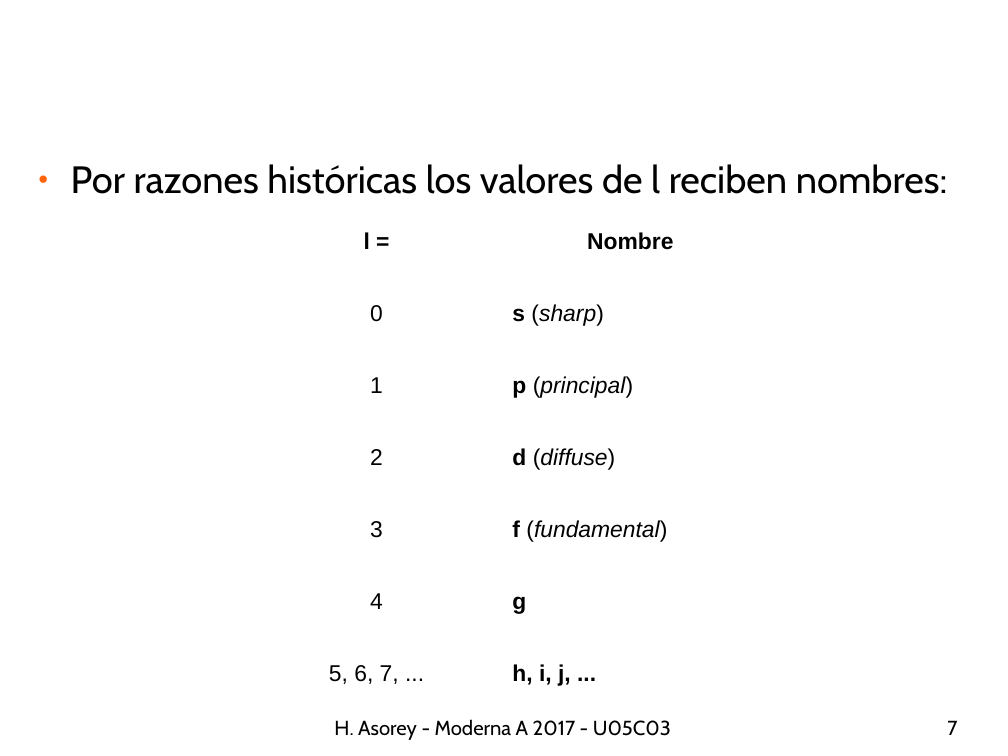
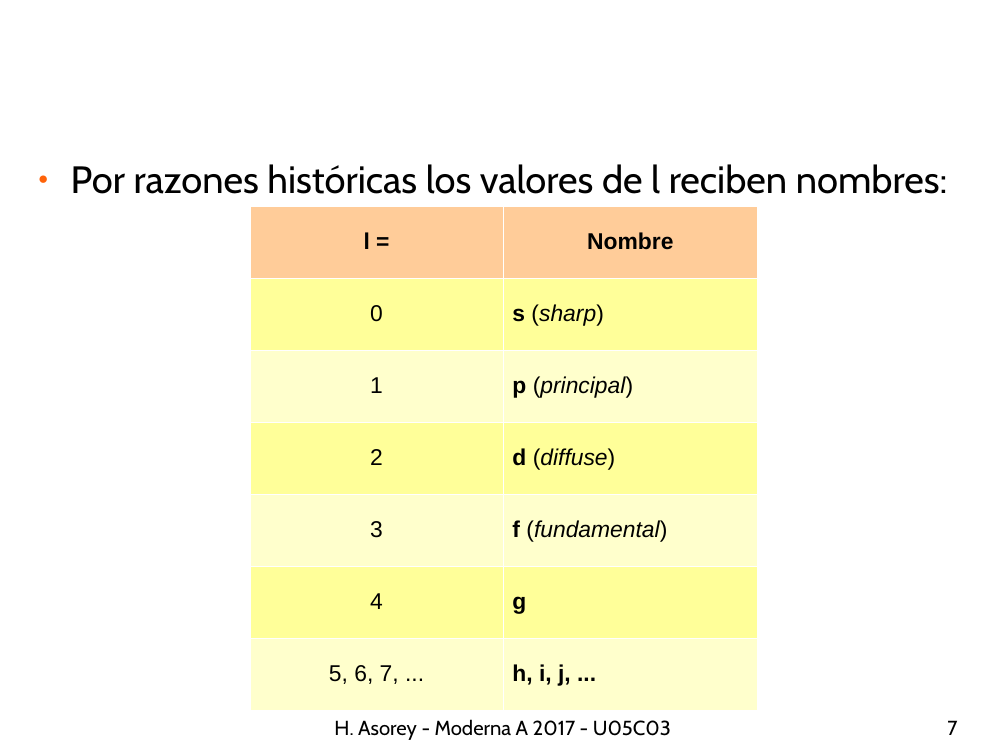
Before and after one commit to asoreyh/unrn-moderna-a, a slide deck: slide 7 of clases/moderna-a-2017-U05C03-0806-hidrogeno-probabilidades.odp. Drawn at 1008x756 pixels with LibreOffice and Linux fonts; fonts in the diff are those of the drawing; background and template pictures are left out. Boxes give left, top, right and bottom in pixels: in the first picture for what was removed or moved away, otherwise in the second. Text is boxed around its words. In the diff, an @@ line names an element or a change of style, - is before the commit and + after.

```diff
--- a/clases/moderna-a-2017-U05C03-0806-hidrogeno-probabilidades.odp
+++ b/clases/moderna-a-2017-U05C03-0806-hidrogeno-probabilidades.odp
@@ table at (x1=250, y1=206, x2=758, y2=710) @@
@@ fill none to #FFCC99 in row 1 @@
@@ fill none to #FFFF99 in 6 cells @@
@@ fill none to #FFFFCC in 6 cells @@
@@ borders changed @@
```
Also in this commit, not shown: 3 other slides changed, 16 slides added, 7 other files.
